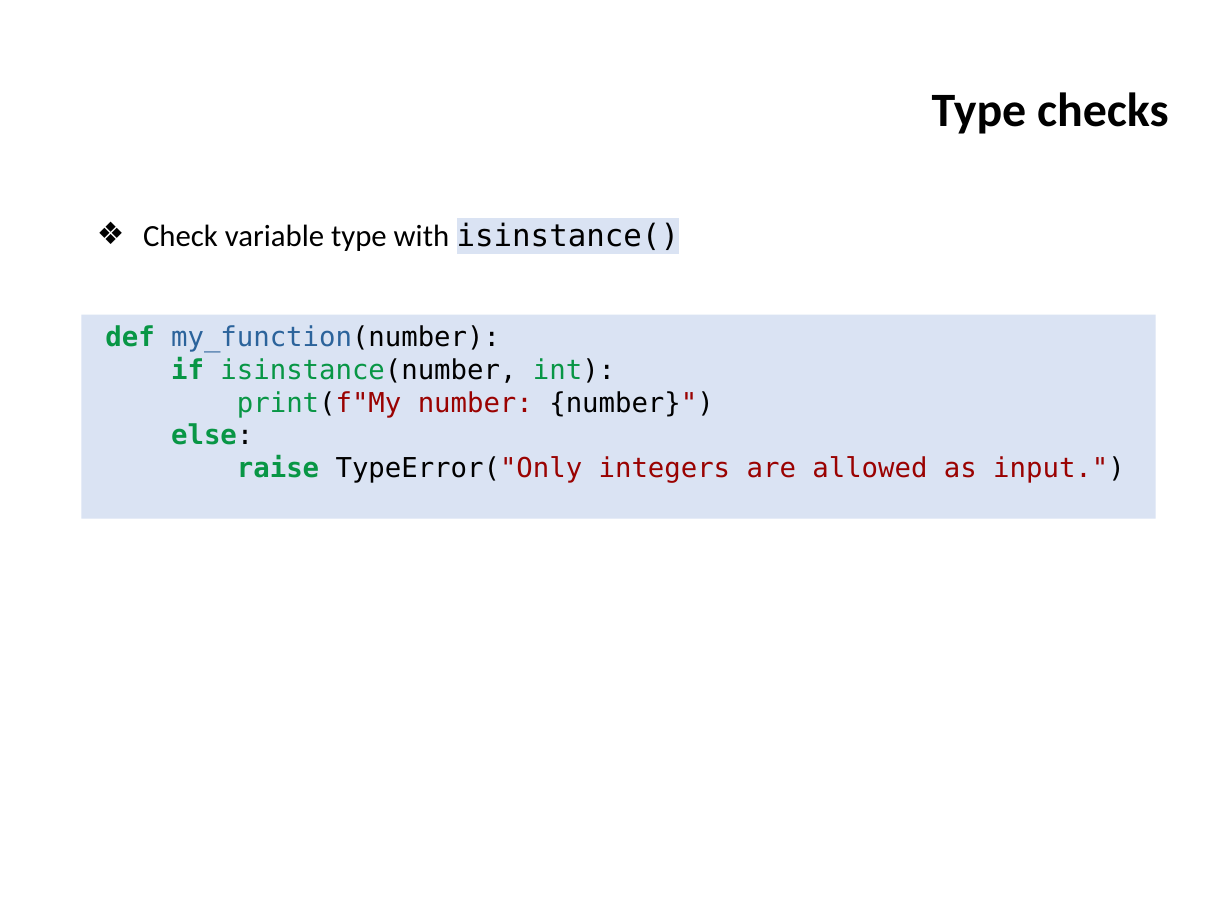
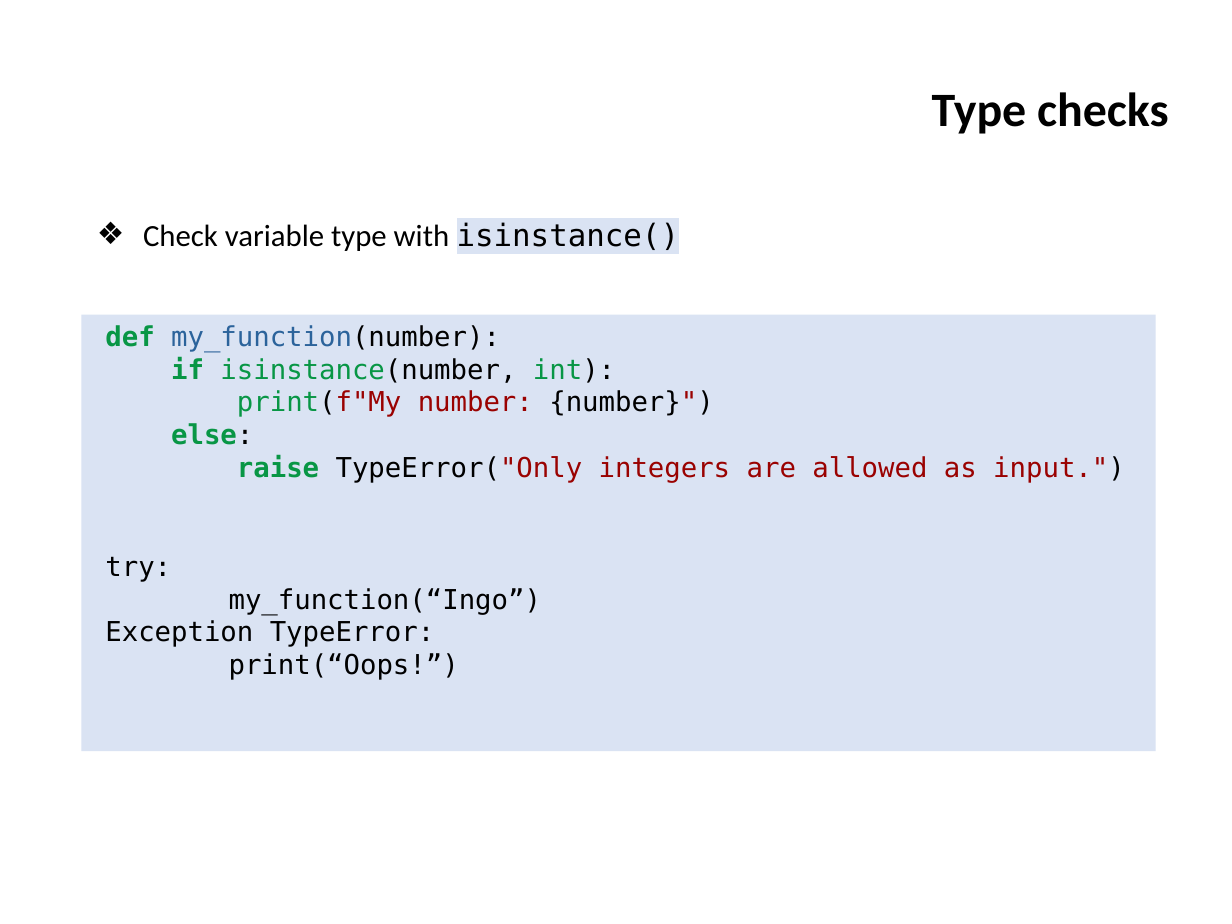
Before and after one commit to ifromm/fcsp, a slide deck: slide 27 of Slides/unit_9_prog_6.pptx. Drawn at 1232x924 pixels with LibreOffice and Linux fonts; fonts in the diff are those of the drawing; background and template pictures are left out. Boxes give left, top, right and bottom in pixels: in the first picture for what was removed or moved away, otherwise in the second. Text is boxed around its words. In the diff, an @@ line names an element or a change of style, - is before the commit and + after.

```diff
--- a/Slides/unit_9_prog_6.pptx
+++ b/Slides/unit_9_prog_6.pptx
@@ rectangle "def my_function(number):": place and size @@
-rectangle "def my_function(number):" at [81, 314, 1156, 519]
+rectangle "def my_function(number):" at [81, 314, 1156, 750]
@@ text in rectangle at [105, 556, 541, 680]: paragraphs added @@
+try:
+my_function(“Ingo”)
+Exception TypeError:
+print(“Oops!”)
```
Also in this commit, not shown: 1 other slide changed, 1 other file.
